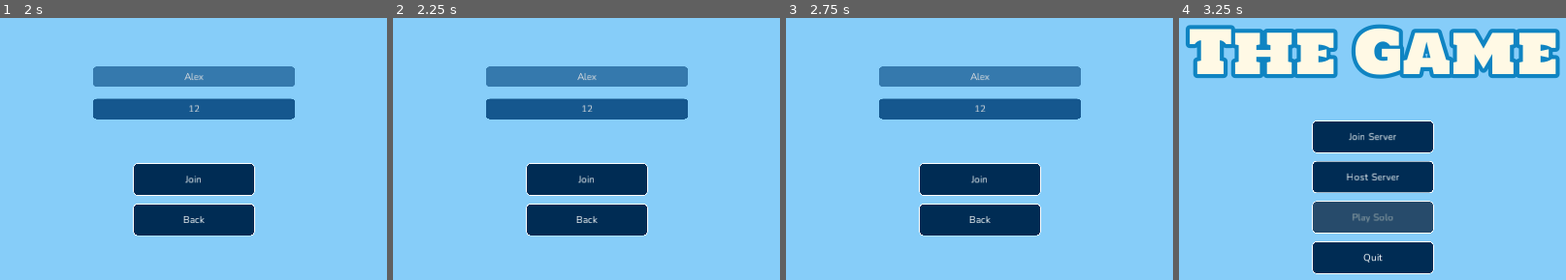
Above: before the commit, frames 1-4 (left to right).
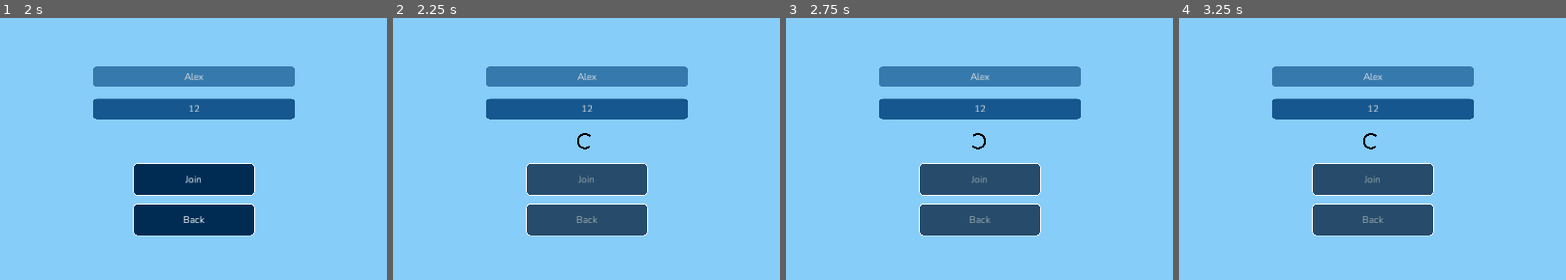
Above: after the commit, the same moments.

Repository: alemas/godot-networking
Game: Godot game, scene res://Scenes/Menu/Start Menu/StartMenu.tscn
The game is run twice, just before and just after one commit, with the same random seed, the same clock (stepped at 60 frames per second) and the same inputs.
Inputs (mouse positions are in pixels of both pictures, inside the frame that each line leads up to):
- Up to frame 1 (2 s): click "Join Server" at 0.5 s; click (193, 75) at 1.27 s; type "Alex" at 1.35 s; click (193, 109) at 1.5 s; type "12" at 1.58 s
- Up to frame 2 (2.25 s): click "Join" at 2 s
- Up to frame 3 (2.75 s): no input
- Up to frame 4 (3.25 s): click (1372, 219) at 2.75 s, where only the run before the commit has a clickable "Back"

Frame 1 is identical in both runs. In frame 2, 7.3% of the frame differs, in the area x 34-66%, y 43-84%; in frame 3, 7.3%; in frame 4, 36%, in the area x 1-99%, y 2-98%.

Commit message:
Added a Loading Indicator; Players list now updates correctly on lobby

Diff:
--- /dev/null
+++ b/Network_setup.tscn
@@ -0,0 +1,99 @@
+[gd_scene load_steps=3 format=2]
+
+[ext_resource path="res://Base_font.tres" type="DynamicFont" id=1]
+[ext_resource path="res://Network_setup.gd" type="Script" id=2]
+
+[node name="Network_setup" type="Control"]
+anchor_right = 1.0
+anchor_bottom = 1.0
+script = ExtResource( 2 )
+
+[node name="Background" type="ColorRect" parent="."]
+anchor_right = 1.0
+anchor_bottom = 1.0
+color = Color( 0.054902, 0.054902, 0.054902, 1 )
+__meta__ = {
+"_edit_use_anchors_": false
+}
+
+[node name="Multiplayer_configure" type="Control" parent="."]
+anchor_right = 1.0
+anchor_bottom = 1.0
+__meta__ = {
+"_edit_use_anchors_": false
+}
+
+[node name="Create_server" type="Button" parent="Multiplayer_configure"]
+anchor_left = 0.5
+anchor_top = 0.5
+anchor_right = 0.5
+anchor_bottom = 0.5
+margin_left = -250.0
+margin_top = -189.0
+margin_right = 250.0
+margin_bottom = -39.0
+rect_pivot_offset = Vector2( -1872, -527 )
+custom_fonts/font = ExtResource( 1 )
+text = "Create Server"
+__meta__ = {
+"_edit_use_anchors_": false
+}
+
+[node name="Join_server" type="Button" parent="Multiplayer_configure"]
+anchor_left = 0.5
+anchor_top = 0.5
+anchor_right = 0.5
+anchor_bottom = 0.5
+margin_left = -250.0
+margin_right = 250.0
+margin_bottom = 150.0
+rect_pivot_offset = Vector2( -1872, -527 )
+custom_fonts/font = ExtResource( 1 )
+text = "Join Server"
+__meta__ = {
+"_edit_use_anchors_": false
+}
+
+[node name="Server_ip_address" type="LineEdit" parent="Multiplayer_configure"]
+anchor_left = 0.5
+anchor_right = 0.5
+margin_left = -450.0
+margin_top = 111.0
+margin_right = 450.0
+margin_bottom = 211.0
+custom_fonts/font = ExtResource( 1 )
+align = 1
+placeholder_text = "Enter IP Address"
+__meta__ = {
+"_edit_use_anchors_": false
+}
+
+[node name="CanvasLayer" type="CanvasLayer" parent="."]
+
+[node name="Device_ip_address" type="Label" parent="CanvasLayer"]
+anchor_top = 1.0
+anchor_right = 1.0
+anchor_bottom = 1.0
+margin_top = -150.0
+custom_fonts/font = ExtResource( 1 )
+align = 1
+valign = 1
+__meta__ = {
+"_edit_use_anchors_": false
+}
+
+[node name="Console_log" type="RichTextLabel" parent="CanvasLayer"]
+margin_left = 64.0
+margin_top = 111.0
+margin_right = 454.0
+margin_bottom = 872.0
+focus_mode = 2
+custom_fonts/normal_font = ExtResource( 1 )
+scroll_following = true
+selection_enabled = true
+__meta__ = {
+"_edit_use_anchors_": false
+}
+
+[connection signal="button_up" from="Multiplayer_configure/Create_server" to="." method="_on_Create_server_button_up"]
+[connection signal="button_up" from="Multiplayer_configure/Join_server" to="." method="_on_Join_server_button_up"]
--- /dev/null
+++ b/Resources/Fonts/BaseFontSize30.tres
@@ -0,0 +1,9 @@
+[gd_resource type="DynamicFont" load_steps=2 format=2]
+
+[ext_resource path="res://Resources/Fonts/Nunito-Regular.ttf" type="DynamicFontData" id=1]
+
+[resource]
+size = 30
+use_mipmaps = true
+use_filter = true
+font_data = ExtResource( 1 )
--- /dev/null
+++ b/Resources/Images/Menu UI/Loading Indicator/LoadingSpriteFrames.tres
@@ -0,0 +1,40 @@
+[gd_resource type="SpriteFrames" load_steps=31 format=2]
+
+[ext_resource path="res://Resources/Images/Menu UI/Loading Indicator/Rolling-1s-200px/frame-1.png" type="Texture" id=1]
+[ext_resource path="res://Resources/Images/Menu UI/Loading Indicator/Rolling-1s-200px/frame-8.png" type="Texture" id=2]
+[ext_resource path="res://Resources/Images/Menu UI/Loading Indicator/Rolling-1s-200px/frame-11.png" type="Texture" id=3]
+[ext_resource path="res://Resources/Images/Menu UI/Loading Indicator/Rolling-1s-200px/frame-18.png" type="Texture" id=4]
+[ext_resource path="res://Resources/Images/Menu UI/Loading Indicator/Rolling-1s-200px/frame-9.png" type="Texture" id=5]
+[ext_resource path="res://Resources/Images/Menu UI/Loading Indicator/Rolling-1s-200px/frame-7.png" type="Texture" id=6]
+[ext_resource path="res://Resources/Images/Menu UI/Loading Indicator/Rolling-1s-200px/frame-10.png" type="Texture" id=7]
+[ext_resource path="res://Resources/Images/Menu UI/Loading Indicator/Rolling-1s-200px/frame-3.png" type="Texture" id=8]
+[ext_resource path="res://Resources/Images/Menu UI/Loading Indicator/Rolling-1s-200px/frame-12.png" type="Texture" id=9]
+[ext_resource path="res://Resources/Images/Menu UI/Loading Indicator/Rolling-1s-200px/frame-15.png" type="Texture" id=10]
+[ext_resource path="res://Resources/Images/Menu UI/Loading Indicator/Rolling-1s-200px/frame-17.png" type="Texture" id=11]
+[ext_resource path="res://Resources/Images/Menu UI/Loading Indicator/Rolling-1s-200px/frame-5.png" type="Texture" id=12]
+[ext_resource path="res://Resources/Images/Menu UI/Loading Indicator/Rolling-1s-200px/frame-19.png" type="Texture" id=13]
+[ext_resource path="res://Resources/Images/Menu UI/Loading Indicator/Rolling-1s-200px/frame-6.png" type="Texture" id=14]
+[ext_resource path="res://Resources/Images/Menu UI/Loading Indicator/Rolling-1s-200px/frame-4.png" type="Texture" id=15]
+[ext_resource path="res://Resources/Images/Menu UI/Loading Indicator/Rolling-1s-200px/frame-13.png" type="Texture" id=16]
+[ext_resource path="res://Resources/Images/Menu UI/Loading Indicator/Rolling-1s-200px/frame-14.png" type="Texture" id=17]
+[ext_resource path="res://Resources/Images/Menu UI/Loading Indicator/Rolling-1s-200px/frame-16.png" type="Texture" id=18]
+[ext_resource path="res://Resources/Images/Menu UI/Loading Indicator/Rolling-1s-200px/frame-2.png" type="Texture" id=19]
+[ext_resource path="res://Resources/Images/Menu UI/Loading Indicator/Rolling-1s-200px/frame-29.png" type="Texture" id=20]
+[ext_resource path="res://Resources/Images/Menu UI/Loading Indicator/Rolling-1s-200px/frame-21.png" type="Texture" id=21]
+[ext_resource path="res://Resources/Images/Menu UI/Loading Indicator/Rolling-1s-200px/frame-23.png" type="Texture" id=22]
+[ext_resource path="res://Resources/Images/Menu UI/Loading Indicator/Rolling-1s-200px/frame-28.png" type="Texture" id=23]
+[ext_resource path="res://Resources/Images/Menu UI/Loading Indicator/Rolling-1s-200px/frame-25.png" type="Texture" id=24]
+[ext_resource path="res://Resources/Images/Menu UI/Loading Indicator/Rolling-1s-200px/frame-22.png" type="Texture" id=25]
+[ext_resource path="res://Resources/Images/Menu UI/Loading Indicator/Rolling-1s-200px/frame-27.png" type="Texture" id=26]
+[ext_resource path="res://Resources/Images/Menu UI/Loading Indicator/Rolling-1s-200px/frame-24.png" type="Texture" id=27]
+[ext_resource path="res://Resources/Images/Menu UI/Loading Indicator/Rolling-1s-200px/frame-20.png" type="Texture" id=28]
+[ext_resource path="res://Resources/Images/Menu UI/Loading Indicator/Rolling-1s-200px/frame-30.png" type="Texture" id=29]
+[ext_resource path="res://Resources/Images/Menu UI/Loading Indicator/Rolling-1s-200px/frame-26.png" type="Texture" id=30]
+
+[resource]
+animations = [ {
+"frames": [ ExtResource( 1 ), ExtResource( 19 ), ExtResource( 8 ), ExtResource( 15 ), ExtResource( 12 ), ExtResource( 14 ), ExtResource( 6 ), ExtResource( 2 ), ExtResource( 5 ), ExtResource( 7 ), ExtResource( 3 ), ExtResource( 9 ), ExtResource( 16 ), ExtResource( 17 ), ExtResource( 10 ), ExtResource( 18 ), ExtResource( 11 ), ExtResource( 4 ), ExtResource( 13 ), ExtResource( 28 ), ExtResource( 21 ), ExtResource( 25 ), ExtResource( 22 ), ExtResource( 27 ), ExtResource( 24 ), ExtResource( 30 ), ExtResource( 26 ), ExtResource( 23 ), ExtResource( 20 ), ExtResource( 29 ) ],
+"loop": true,
+"name": "default",
+"speed": 30.0
+} ]
--- a/Scenes/Menu/Join Server Menu/JoinServerMenu.gd
+++ b/Scenes/Menu/Join Server Menu/JoinServerMenu.gd
@@ -8,25 +8,36 @@
 
 onready var join_button = $MarginContainer/VBoxContainer/CenterContainer/VBoxContainer/JoinButton
 onready var back_button = $MarginContainer/VBoxContainer/CenterContainer/VBoxContainer/BackButton
-
-var error_message = "Unable to connect to server. Status "
+onready var loading_indicator = $Background/LoadingIndicator
 
 func _ready() -> void:
 	background_rect.color = Colors.menu_background
 	get_tree().connect("connected_to_server", self, "_on_joined_server")
+	get_tree().connect("connection_failed", self, "_on_connection_failed")
 
 func _join_server(ip_address: String):
 	join_button.disabled = true
 	back_button.disabled = true
+	loading_indicator.visible = true
 	var status = Network.join_server(ip_address)
+	if status != OK:
+		join_button.disabled = false
+		back_button.disabled = false
+		connection_error_label.text = "Unable to connect to server. Status " + str(status)
+		connection_error_label.show()
+		loading_indicator.visible = false
+
+func _on_joined_server():
 	join_button.disabled = false
 	back_button.disabled = false
-	if status != OK:
-		connection_error_label.text = error_message + str(status)
-		connection_error_label.show()
+	SceneSwitcher.change_to_scene("res://Scenes/Menu/Lobby Menu/LobbyMenu.tscn")
 
-func _on_joined_server():
-	SceneSwitcher.change_to_scene("res://Scenes/Menu/Lobby Menu/LobbyMenu.tscn")
+func _on_connection_failed():
+	join_button.disabled = false
+	back_button.disabled = false
+	connection_error_label.text = "Unable to connect to server."
+	connection_error_label.show()
+	loading_indicator.visible = false
 
 func _on_JoinButton_button_up() -> void:
 	var player_name = player_name_line_edit.text.strip_edges(true, true)
--- a/Scenes/Menu/Join Server Menu/JoinServerMenu.tscn
+++ b/Scenes/Menu/Join Server Menu/JoinServerMenu.tscn
@@ -1,9 +1,10 @@
-[gd_scene load_steps=11 format=2]
+[gd_scene load_steps=12 format=2]
 
 [ext_resource path="res://Scenes/Menu/Join Server Menu/JoinServerMenu.gd" type="Script" id=1]
 [ext_resource path="res://Scenes/UI Elements/Menu Line Edit/MenuLineEdit.tscn" type="PackedScene" id=2]
 [ext_resource path="res://Scenes/UI Elements/Menu Button/MenuButton.tscn" type="PackedScene" id=3]
 [ext_resource path="res://Resources/Fonts/MenuLineEditFont.tres" type="DynamicFont" id=4]
+[ext_resource path="res://Scenes/UI Elements/Loading Indicator/LoadingIndicator.tscn" type="PackedScene" id=5]
 
 [sub_resource type="StyleBoxFlat" id=1]
 bg_color = Color( 0, 0.176, 0.33, 1 )
@@ -81,17 +82,18 @@
 anchor_right = 1.0
 anchor_bottom = 1.0
 script = ExtResource( 1 )
-__meta__ = {
-"_edit_use_anchors_": false
-}
 
 [node name="Background" type="ColorRect" parent="."]
 margin_right = 1920.0
 margin_bottom = 1080.0
 color = Color( 0.53, 0.81, 0.98, 1 )
-__meta__ = {
-"_edit_use_anchors_": false
-}
+
+[node name="LoadingIndicator" parent="Background" instance=ExtResource( 5 )]
+visible = false
+margin_left = 930.0
+margin_top = 420.0
+margin_right = -940.0
+margin_bottom = -610.0
 
 [node name="MarginContainer" type="MarginContainer" parent="."]
 anchor_left = 0.5
--- a/Scenes/Menu/Lobby Menu/LobbyMenu.tscn
+++ b/Scenes/Menu/Lobby Menu/LobbyMenu.tscn
@@ -7,7 +7,7 @@
 [ext_resource path="res://Scenes/UI Elements/Logger/LoggerInterfaceV2.tscn" type="PackedScene" id=5]
 [ext_resource path="res://Scenes/Menu/Lobby Menu/PreServerSetupUI.gd" type="Script" id=6]
 [ext_resource path="res://Scenes/Menu/Lobby Menu/LobbyUI.gd" type="Script" id=7]
-[ext_resource path="res://Resources/Fonts/BaseFontSize40.tres" type="DynamicFont" id=8]
+[ext_resource path="res://Resources/Fonts/BaseFontSize30.tres" type="DynamicFont" id=8]
 
 [sub_resource type="StyleBoxFlat" id=1]
 bg_color = Color( 0, 0.176, 0.33, 1 )
@@ -260,9 +260,6 @@
 margin_right = 889.0
 margin_bottom = 471.0
 script = ExtResource( 7 )
-__meta__ = {
-"_edit_use_anchors_": false
-}
 
 [node name="HBoxContainer" type="HBoxContainer" parent="LobbyUI"]
 margin_right = 1777.0
--- /dev/null
+++ b/Scenes/UI Elements/Loading Indicator/LoadingIndicator.tscn
@@ -0,0 +1,16 @@
+[gd_scene load_steps=2 format=2]
+
+[ext_resource path="res://Resources/Images/Menu UI/Loading Indicator/LoadingSpriteFrames.tres" type="SpriteFrames" id=1]
+
+[node name="LoadingIndicator" type="Control"]
+anchor_right = 1.0
+anchor_bottom = 1.0
+margin_right = -1870.0
+margin_bottom = -1030.0
+
+[node name="AnimatedSprite" type="AnimatedSprite" parent="."]
+position = Vector2( 25, 25 )
+scale = Vector2( 0.25, 0.25 )
+frames = ExtResource( 1 )
+frame = 14
+playing = true
--- a/Scripts/Network.gd
+++ b/Scripts/Network.gd
@@ -117,6 +117,8 @@
 
 func _network_peer_disconnected(id) -> void:
 	Logger.log_network("Peer " + str(id) + " disconnected", Logger.MessageStyle.Warning)
+	var player = players[id]
 	players.erase(id)
+	emit_signal("removed_player", player)
 	if is_server():
 		connections_count -= 1
Binary file added: Resources/Images/Menu UI/Loading Indicator/Rolling-1s-200px/frame-1.png
Not shown, added: Resources/Images/Menu UI/Loading Indicator/Rolling-1s-200px/frame-1.png.import
Binary file added: Resources/Images/Menu UI/Loading Indicator/Rolling-1s-200px/frame-10.png
Not shown, added: Resources/Images/Menu UI/Loading Indicator/Rolling-1s-200px/frame-10.png.import
Binary file added: Resources/Images/Menu UI/Loading Indicator/Rolling-1s-200px/frame-11.png
Not shown, added: Resources/Images/Menu UI/Loading Indicator/Rolling-1s-200px/frame-11.png.import
Binary file added: Resources/Images/Menu UI/Loading Indicator/Rolling-1s-200px/frame-12.png
Not shown, added: Resources/Images/Menu UI/Loading Indicator/Rolling-1s-200px/frame-12.png.import
Binary file added: Resources/Images/Menu UI/Loading Indicator/Rolling-1s-200px/frame-13.png
Not shown, added: Resources/Images/Menu UI/Loading Indicator/Rolling-1s-200px/frame-13.png.import
Binary file added: Resources/Images/Menu UI/Loading Indicator/Rolling-1s-200px/frame-14.png
Not shown, added: Resources/Images/Menu UI/Loading Indicator/Rolling-1s-200px/frame-14.png.import
(and 48 more such lines)
